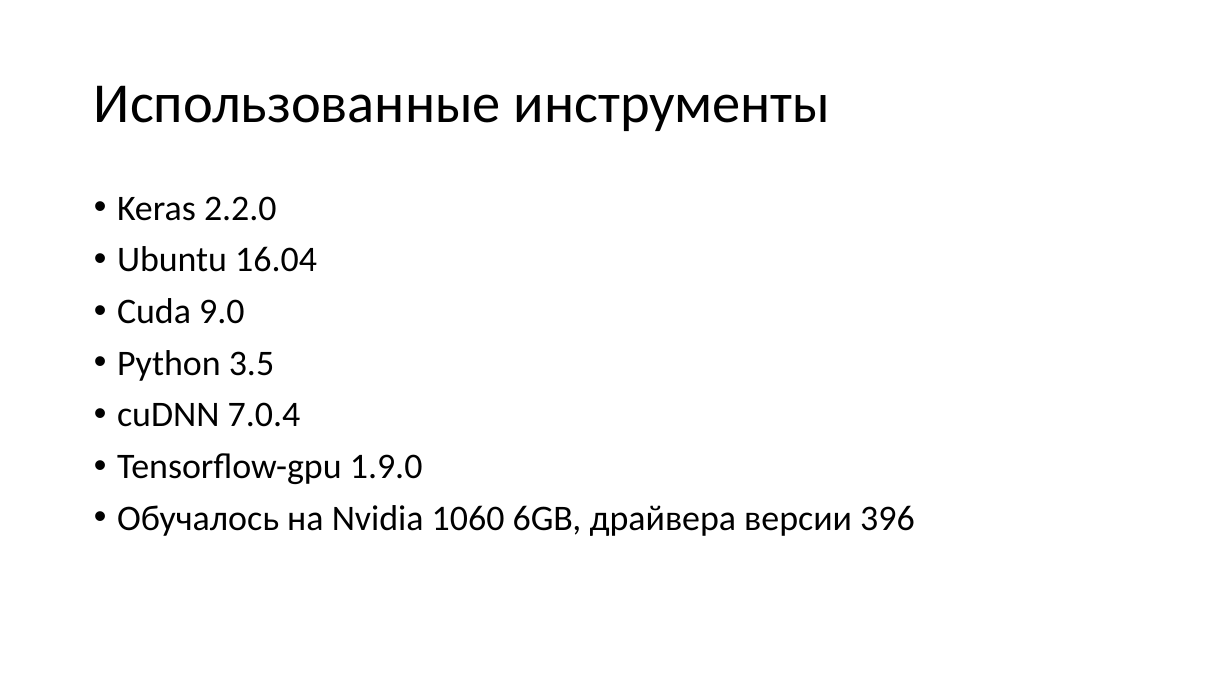
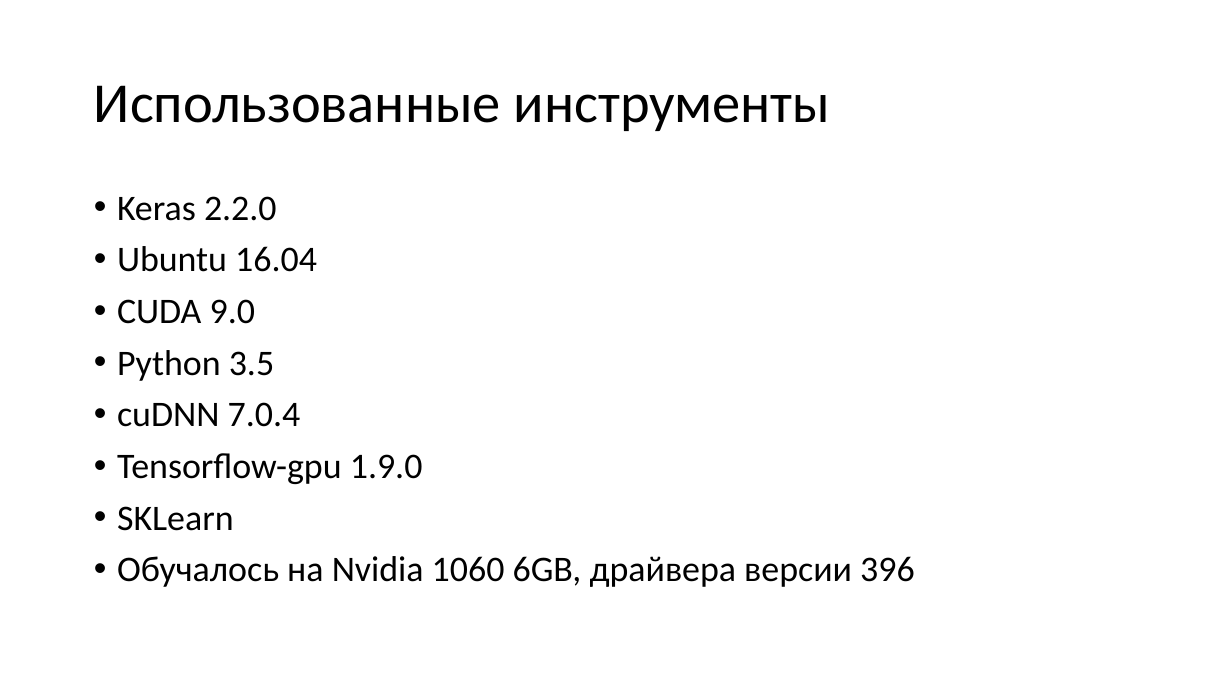
Before and after one commit to d768/ClassyBanana, a slide deck: slide 4 of data/presentation.pptx. Drawn at 1232x693 pixels with LibreOffice and Linux fonts; fonts in the diff are those of the drawing. Boxes give left, top, right and bottom in pixels: in the first picture for what was removed or moved away, otherwise in the second. Text is boxed around its words. In the diff, an @@ line names an element or a change of style, - is before the commit and + after.

```diff
--- a/data/presentation.pptx
+++ b/data/presentation.pptx
@@ text at <box>117,299,255,324</box>: text changed @@
-• Cuda 9.0
+• CUDA 9.0
@@ text at <box>117,506,234,531</box>: paragraph added @@
+• SKLearn
```
Also in this commit, not shown: 6 other slides changed, 1 slide removed.
